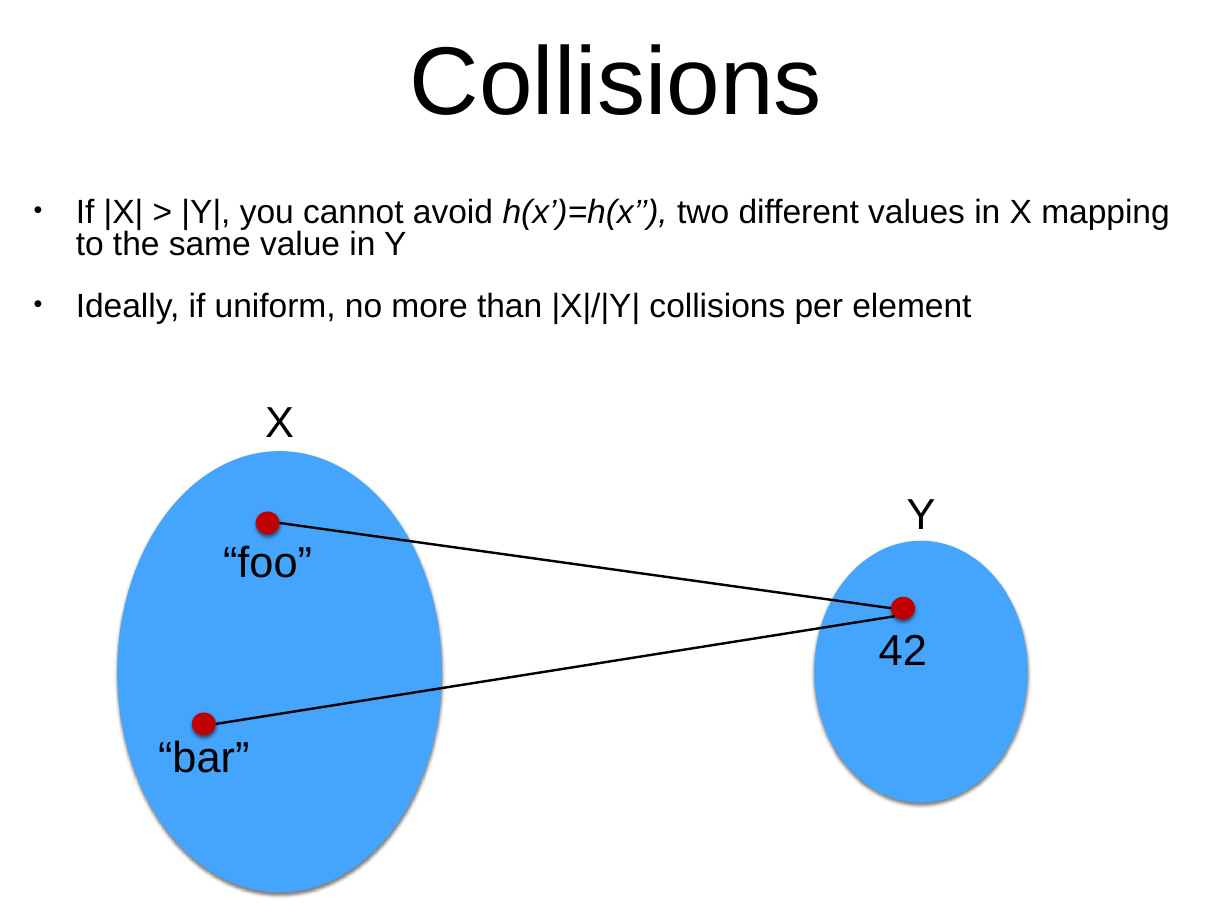
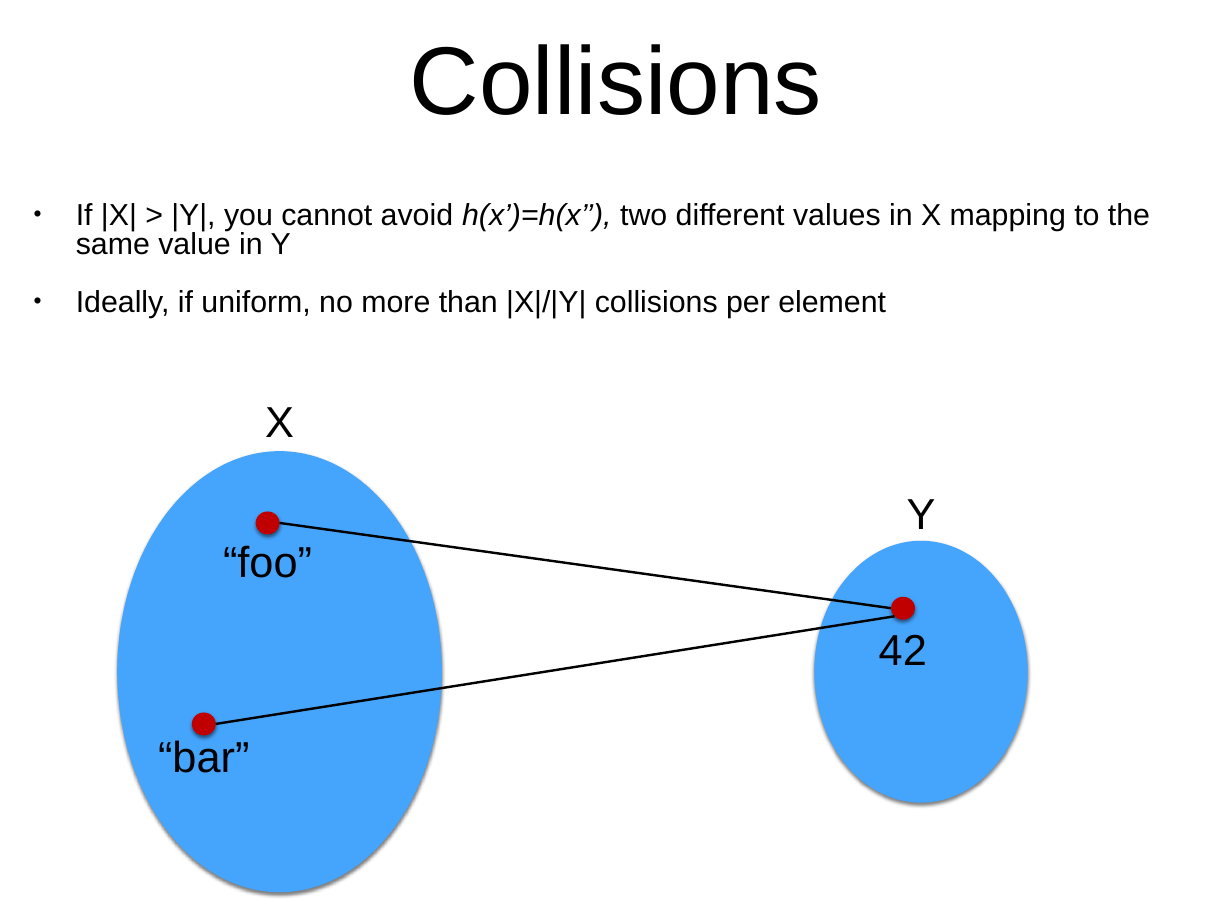
Before and after one commit to arcuri82/algorithms, a slide deck: slide 4 of docs/slides/06/06_hash_maps.pptx. Drawn at 1232x924 pixels with LibreOffice and Linux fonts; fonts in the diff are those of the drawing. Boxes give left, top, right and bottom in pixels: in the first picture for what was removed or moved away, otherwise in the second. Text is boxed around its words. In the diff, an @@ line names an element or a change of style, - is before the commit and + after.

```diff
--- a/docs/slides/06/06_hash_maps.pptx
+++ b/docs/slides/06/06_hash_maps.pptx
@@ text "If |X| > |Y|, you ..." at (x1=76, y1=203, x2=1150, y2=319): size 27.9 to 25.2 pt @@
```
Also in this commit, not shown: 4 other slides changed, 19 slides added, 9 other files.
